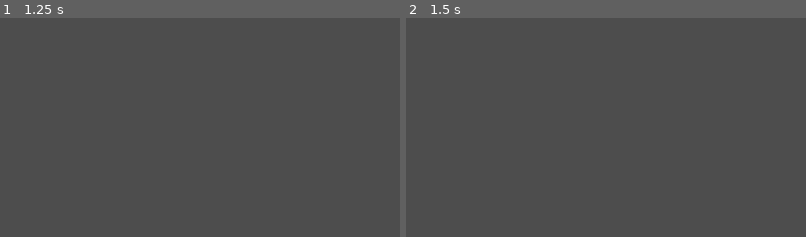
Above: before the commit, frames 1-2 (left to right).
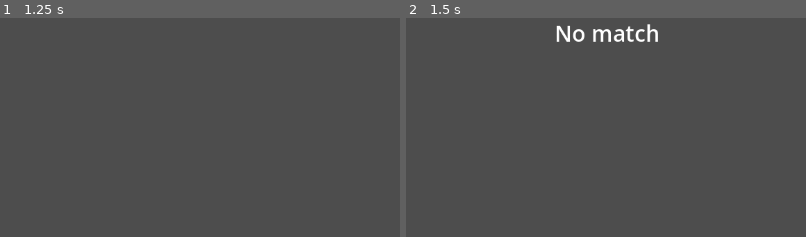
Above: after the commit, the same moments.

Repository: HelpMeFindAUsername/Wizs_Workshop
Game: Godot game, scene res://Scenes/UI/TitleSc.tscn
Two runs of this game, one before a commit and one after it. Both use one fixed random seed, a clock stepped at 60 frames per second and the inputs below.
Inputs (mouse positions are % of the whole screen's width and height, from its top left):
- Up to frame 1 (1.25 s): click "CLICK HERE TO BEGIN" at 0.5 s
- Up to frame 2 (1.5 s): tap Enter at 1.25 s; move the mouse to (72, 44) at 1.27 s; hold Right from 1.28 s (still down); tap Backspace (Delete) at 1.35 s; click (72, 44) at 1.42 s
The pictures show only the part of the screen within x 25-75%, y 0-50%; the shares and areas given below are measured in that part.

Frame 1 is identical in both runs. In frame 2, 0.9% of the frame differs, in the area x 37-63%, y 2-11%.

Commit message:
Completed gesture recognition
Only need to add shapes

Diff:
--- a/Scripts/Gesture_Recognition/gesture_recognition.gd
+++ b/Scripts/Gesture_Recognition/gesture_recognition.gd
@@ -109,6 +109,13 @@
 		lines_drawn.clear()
 		total_control_points.clear()
 		queue_redraw()
+
+		Global.best_match = "No match"
+		Global.current_batch = 0
+		Global.base = ""
+		Global.ink = ""
+		Global.qual1 = ""
+		Global.qual2 = ""
 
 func start_new_line():
 	current_line = Line2D.new()
